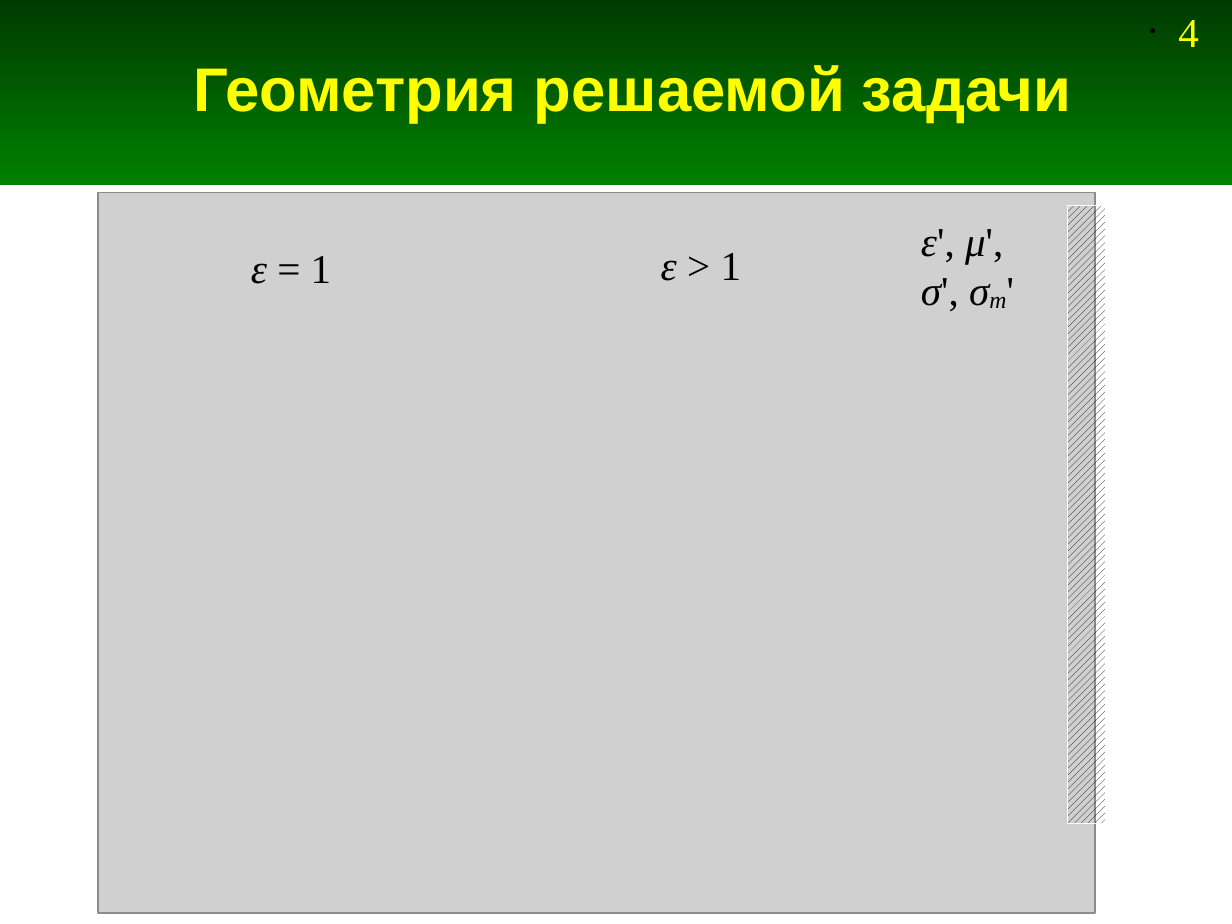
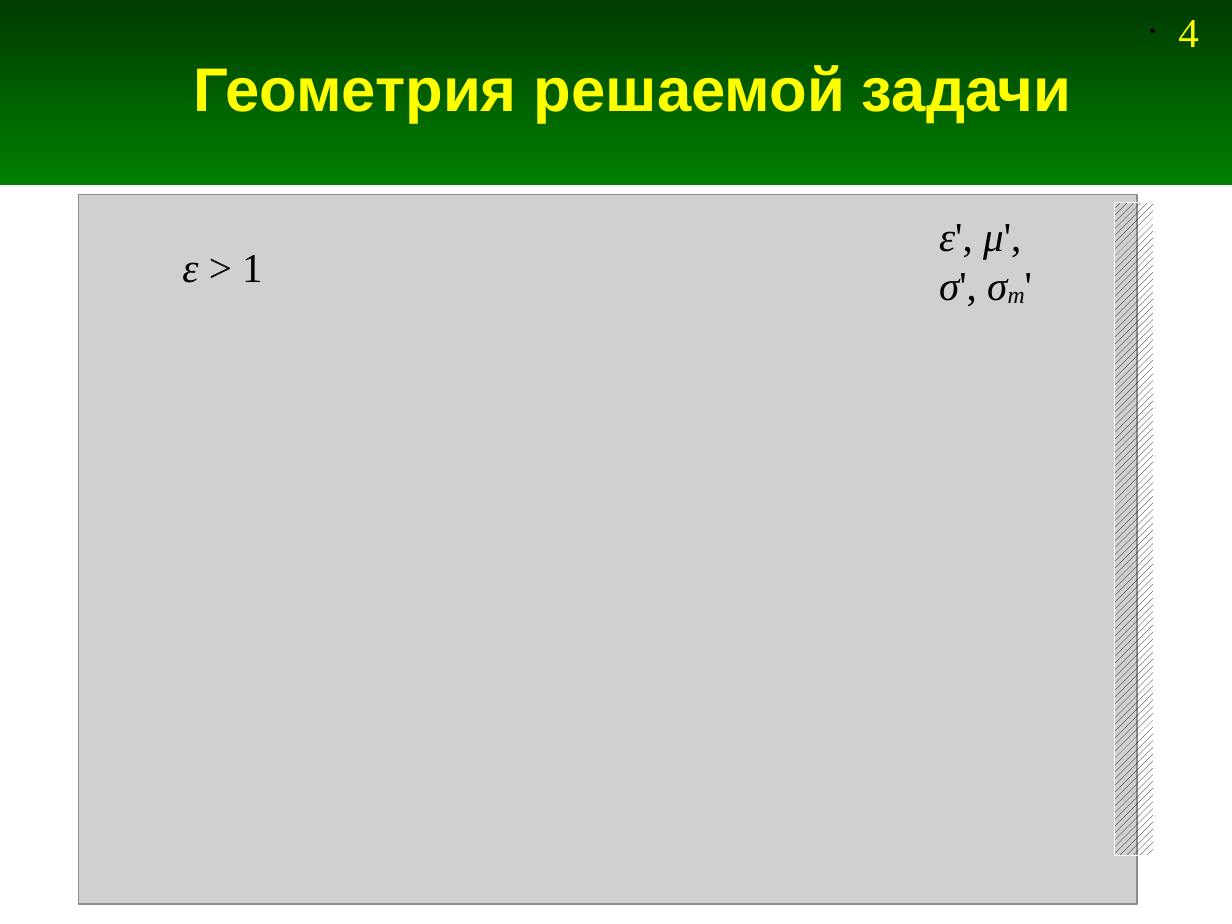
Before and after one commit to Jenyay/modelling, a slide deck: slide 4 of fdtd/presentations/08. FDTD-1D PML.odp. Drawn at 1232x924 pixels with LibreOffice and Linux fonts; fonts in the diff are those of the drawing; grey boxes stand for pictures. Boxes give left, top, right and bottom in pixels: in the first picture for what was removed or moved away, otherwise in the second. Text is boxed around its words. In the diff, an @@ line names an element or a change of style, - is before the commit and + after.

```diff
--- a/fdtd/presentations/08. FDTD-1D PML.odp
+++ b/fdtd/presentations/08. FDTD-1D PML.odp
@@ picture: place and size @@
-picture at box(99, 192, 1095, 913)
+picture at box(79, 195, 1137, 904)
@@ text "ε', μ',": place and size @@
-text "ε', μ'," at box(921, 229, 1003, 311)
+text "ε', μ'," at box(939, 224, 1021, 306)
@@ rectangle: place and size @@
-rectangle at box(1067, 206, 1105, 824)
+rectangle at box(1115, 202, 1153, 855)
@@ text at box(182, 255, 263, 283): text changed @@
-ε = 1
+ε > 1
@@ text removed at box(661, 253, 742, 281) @@
-ε > 1
```
Also in this commit, not shown: 3 other files.
